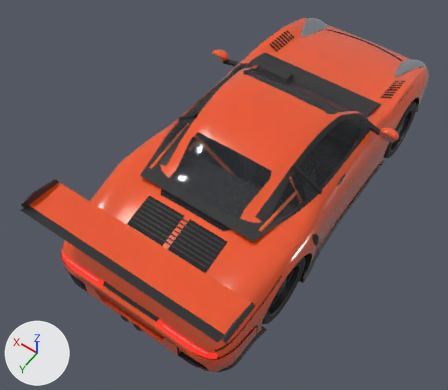
Renders of the Blender file assets/models/gt3rs-991.blend from each side of a commit.
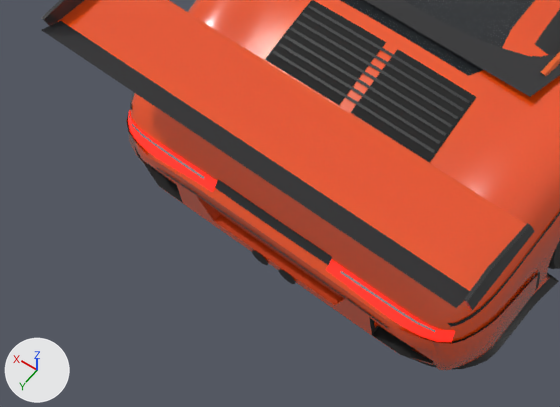
Old and new are each drawn whole from a camera (50 mm lens) standing at (-2.1, 3.82, 5.33) and looking at (0.16, 0.65, 0.35) and again close up on the part from 0% to 60% of the width and 50% to 100% of the height. The lights are fixed; the arrows at lower left show +X, +Y and +Z. The last two pictures show the newer version.

Objects in the first close-up: 'GT3RS_Aero', 'GT3RS_Body', 'GT3RS_Details', 'GT3RS_Glass', 'GT3RS_Interior' and 2 more.
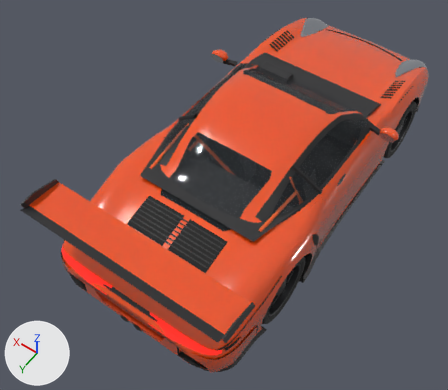
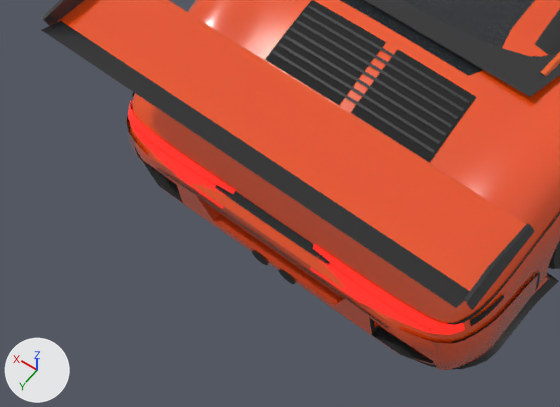
Pixel boxes [x1, y1, x2, y2] of what changed, in the close-ups (560 x 407 px):
part 1 of me_gt3rs_details, built on
    before: [128, 112, 455, 342]
    after: [128, 93, 504, 335]

The change, as a diff of the scene's bpy script:
```diff
--- a/assets/models/gt3rs-991.blend.py
+++ b/assets/models/gt3rs-991.blend.py
@@ me_gt3rs_details @@
 # used by ob_gt3rs_details; parent = ob_gt3rs_body; location = (0.0, 0.0, 0.0)
-me_gt3rs_details.from_pydata(...)  # 1884 vertices, 1128 faces; spans x -0.97..0.97, y -2.21..2.28, z 0.16..0.95
+me_gt3rs_details.from_pydata(...)  # 2194 vertices, 1172 faces; spans x -0.97..0.97, y -2.21..2.28, z 0.16..0.95
+# me_gt3rs_details part 1: 23 vertices moved from x -0.58..0.82, y 2.21..2.27, z 0.58..0.67 to x -0.3..0.85, y 2.18..2.28, z 0.59..0.67; 81 vertices removed from x -0.86..0.86, y 2.17..2.27, z 0.58..0.67; 391 vertices added at x -0.94..0.94, y 1.95..2.28, z 0.59..0.68
 me_gt3rs_details.materials.append(mat_gt3_trimblack)
```
